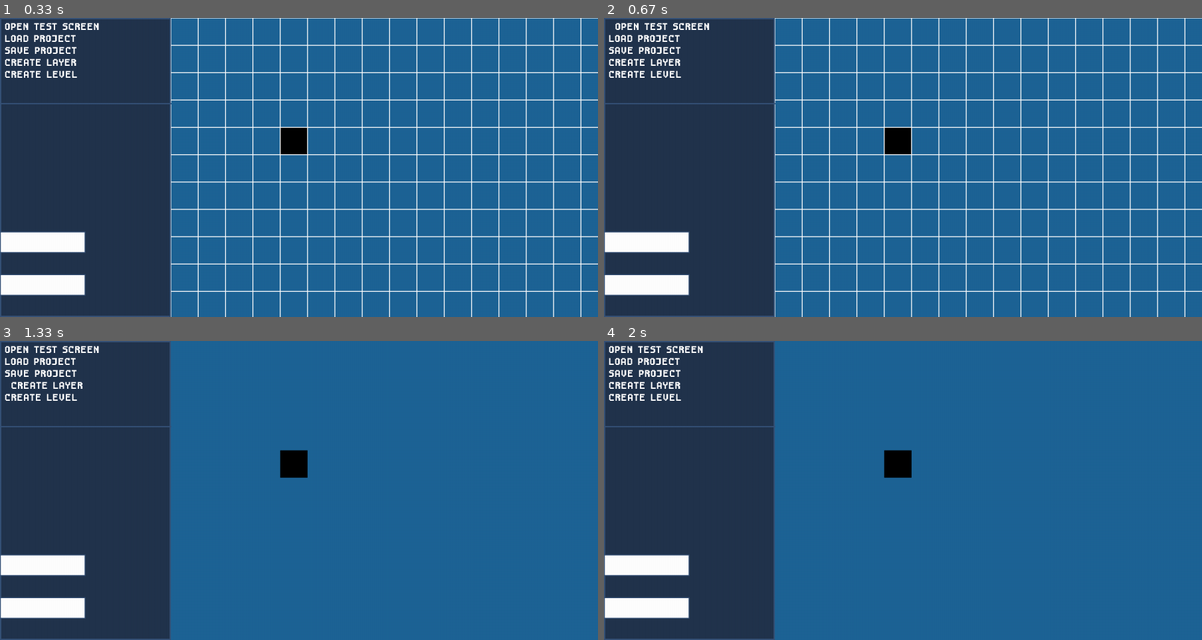
Above: before the commit, frames 1-4 (two rows, left to right).
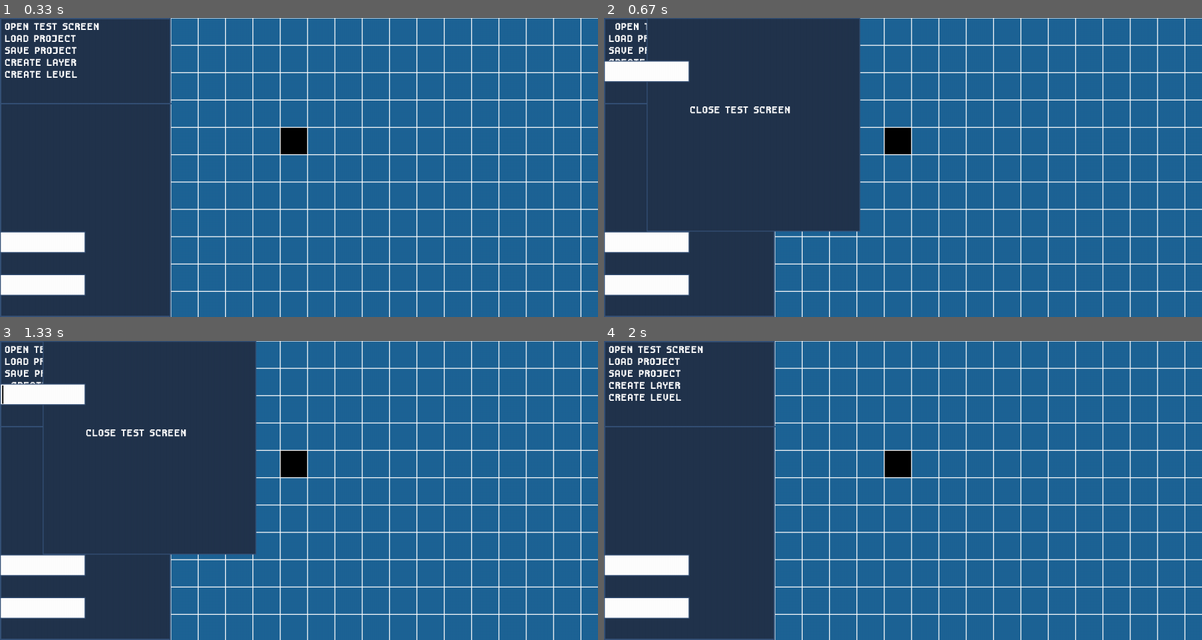
Above: after the commit, the same moments.

Repository: ImYourDope/PyGameLevelDesigner
Game: pygame game, started from main.py
Two runs of this game, one before a commit and one after it. Both use one fixed random seed, a clock stepped at 60 frames per second and the inputs below.
Inputs (mouse positions are in pixels of both pictures, inside the frame that each line leads up to):
- Up to frame 1 (0.33 s): no input
- Up to frame 2 (0.67 s): click "OPEN TEST SCREEN" at 0.38 s
- Up to frame 3 (1.33 s): click (304, 508) at 0.72 s; click "CREATE LAYER" at 1.05 s
- Up to frame 4 (2 s): click (1124, 595) at 1.38 s; click (759, 430) at 1.72 s

Frame 1 is identical in both runs. In frame 2, 12% of the frame differs, in the area x 0-43%, y 0-72%; in frame 3, 18%, in the area x 0-100%, y 0-100%; in frame 4, 6.6%.

Commit message:
Moved interface classes to Interface folder

Diff:
--- a/buttons.py
+++ b/buttons.py
@@ -1,4 +1,4 @@
-from buttonclass import *
+from Interface.buttonclass import *
 from grid import grid_button
 from popupscreens import *
 
@@ -13,7 +13,7 @@
 
     print(event_manager.test_popup_screen)
     main_screen_buttons.append(
-        Button(screen, 'OPEN TEST SCREEN', (10, starting_button_pos), event_manager.test_popup_screen.open, 15, 0))
+        Button(screen, 'OPEN TEST SCREEN', (10, starting_button_pos), event_manager.test_popup_screen.start, 15, 0))
     main_screen_buttons.append(
         Button(screen, 'LOAD PROJECT', (10, (button_gap + main_font_size) + starting_button_pos), grid_button, 15, 0))
     main_screen_buttons.append(
--- a/inputlines.py
+++ b/inputlines.py
@@ -1,4 +1,4 @@
-from inputlineclass import *
+from Interface.inputlineclass import *
 
 from event_manager import event_manager
 
Empty file added: Interface/__init__.py
Renamed: buttonclass.py -> Interface/buttonclass.py
Renamed: inputlineclass.py -> Interface/inputlineclass.py
